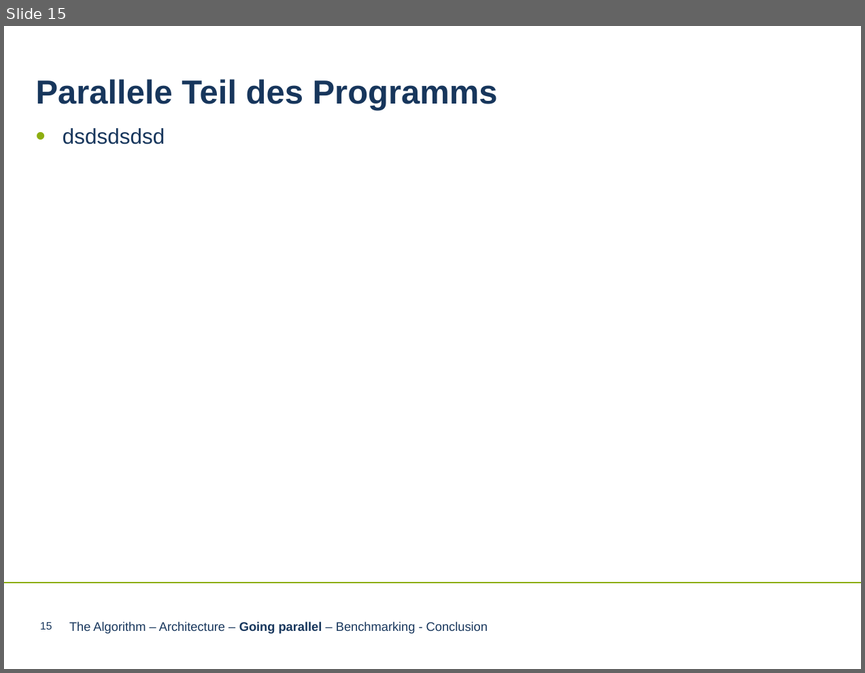
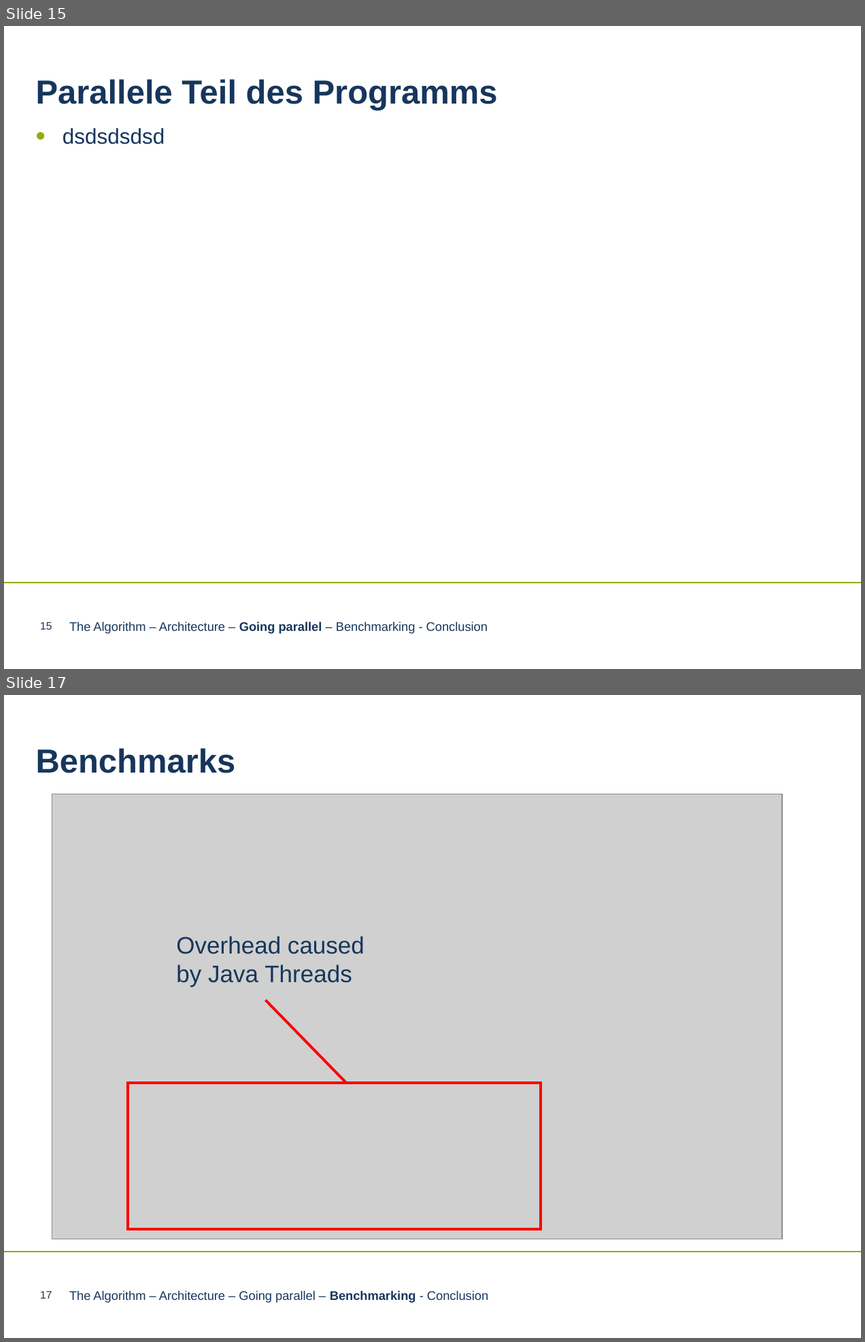
Before and after one commit to LnFlg/Perceptron, a slide deck: Perceptron Algorithm neueres PPT-Format.pptx. Shown one above the other, each under a label of ours: slide 15 before the commit, slides 15 and 17 after it; the slides between them are not shown. The pictures are 865x673 and 865x1342 pixels, drawn with LibreOffice and Linux fonts; fonts in the diff are those of the drawing; grey boxes stand for pictures; background and template pictures are left out. Boxes give left, top, right and bottom in pixels: in the first picture for what was removed or moved away, otherwise in the second. Text is boxed around its words. In the diff, an @@ line names an element or a change of style, - is before the commit and + after.

```diff
--- a/Perceptron Algorithm neueres PPT-Format.pptx
+++ b/Perceptron Algorithm neueres PPT-Format.pptx
@@ slide 17 added at <box>4,695,861,1338</box>, background #FFFFFF; not listed: 1 template element that a slide beside it also shows @@
@@ text added at <box>36,748,236,773</box>, 28 pt, text #17365C, bold @@
+Benchmarks
@@ picture added at <box>52,794,782,1238</box> @@
@@ text added at <box>176,936,364,986</box>, 20 pt, text #17365C @@
+Overhead caused by Java Threads
@@ line added from (346, 1083) to (265, 1000), #FF0000 2.25 pt @@
@@ rectangle added at <box>127,1083,541,1229</box>, outline #FF0000 2.25 pt @@
@@ page number added at <box>40,1291,52,1298</box>, 9 pt, text #17365C @@
+17
@@ text added at <box>69,1290,488,1302</box>, 10.5 pt, text #17365C @@
+The Algorithm – Architecture – Going parallel – Benchmarking - Conclusion
```
Also in this commit, not shown: 3 slides changed, 1 other slide added.
